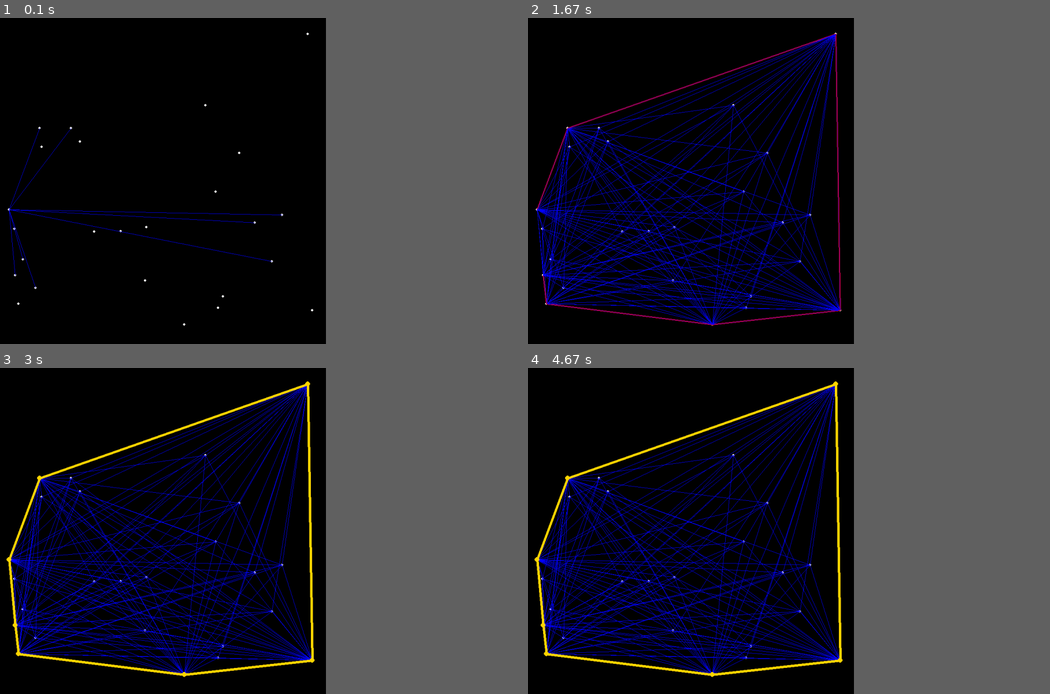
Above: before the commit, frames 1-4 (two rows, left to right).
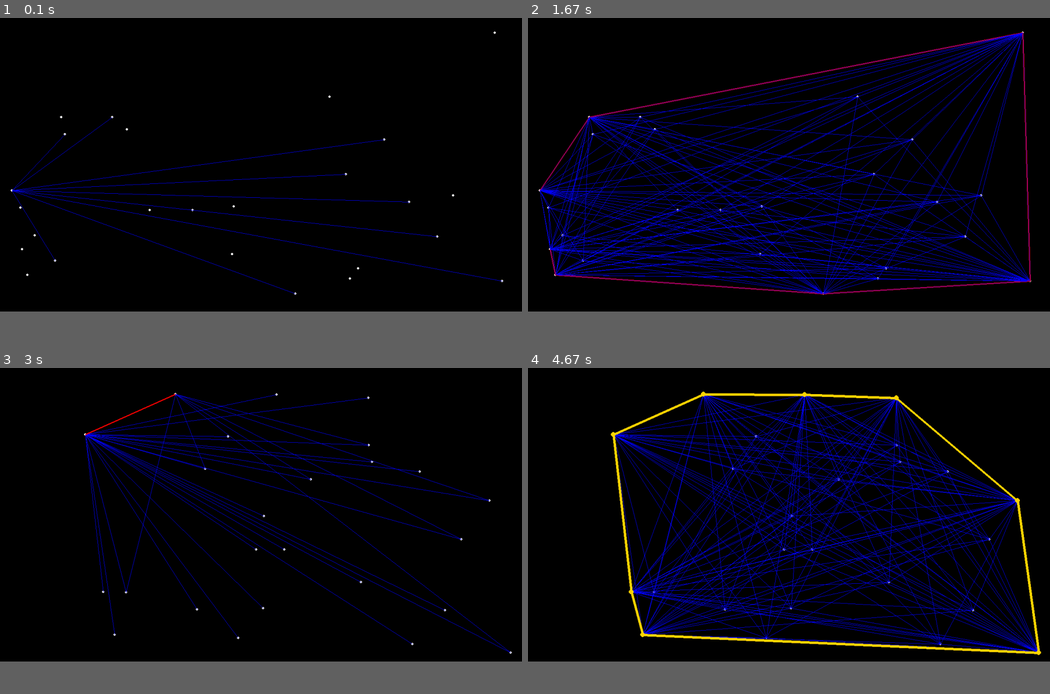
Above: after the commit, the same moments.

Repository: cuppajoeman/tool-box
Game: pygame game, started from math/convex_hull/convex_hull.py
Two runs of this game, one before a commit and one after it. Both use one fixed random seed, a clock stepped at 60 frames per second and the inputs below.
Inputs:
- Up to frame 1 (0.1 s): no input
- Up to frame 2 (1.67 s): no input
- Up to frame 3 (3 s): no input
- Up to frame 4 (4.67 s): no input
In our replay, the window is 562x562 before the commit and 900x506 after it. These sizes can differ from the game's own. Grey fills any space a smaller window leaves; there, only what the larger window draws over its background counts as a difference.

The runs differ from the first frame. In frame 1, 2.1% of the frame differs, in the area x 1-97%, y 4-95%; in frame 2, 24%; in frame 3, 16%; in frame 4, 27%, in the area x 1-99%, y 4-95%.

Commit message:
add info about hull and infinite generation

Diff:
--- a/math/convex_hull/convex_hull.py
+++ b/math/convex_hull/convex_hull.py
@@ -58,7 +58,7 @@
     pygame.draw.line(screen, THECOLORS['gold'], convex_hull_so_far[len(convex_hull_so_far) - 1], convex_hull_so_far[0], 6)
 
     pygame.display.flip()
-
+    pygame.time.wait(1000)
 
     return convex_hull_so_far
 
@@ -223,20 +223,45 @@
 if __name__ == '__main__':
     import random
 
+    pygame.init()
     SCREEN_WIDTH = 800
     SCREEN_HEIGHT = 800
+
+    SCREEN_WIDTH, SCREEN_HEIGHT = pygame.display.Info().current_w, pygame.display.Info().current_h
     NUM_POINTS = 25
+
+    font = pygame.font.Font(None, 25)
+
+
+    #screen = pygame.display.set_mode((SCREEN_WIDTH, SCREEN_HEIGHT))
+    screen = pygame.display.set_mode((0, 0), pygame.FULLSCREEN)
+    pygame.display.set_caption('Convex Hull Generator')
+    screen.fill(THECOLORS['black'])
+
 
     # A random set of points
     RANDOM_POINTS = {(random.randint(10, SCREEN_WIDTH - 10), random.randint(10, SCREEN_HEIGHT - 10))
                      for _ in range(0, NUM_POINTS)}
 
-    animate_convex_hull(RANDOM_POINTS)
+    #animate_convex_hull(RANDOM_POINTS)
+    hull = convex_hull(RANDOM_POINTS, screen, True)
 
     # Start the event loop
     while True:
         # Process events
+        screen.fill(THECOLORS['black'])
+        RANDOM_POINTS = {(random.randint(10, SCREEN_WIDTH - 10), random.randint(10, SCREEN_HEIGHT - 10))
+                         for _ in range(0, NUM_POINTS)}
         for event in pygame.event.get():
             if event.type == pygame.QUIT:
                 # Exit the event loop
                 pygame.quit()
+
+        hull = convex_hull(RANDOM_POINTS, screen, True)
+
+        screen.fill(THECOLORS['black'])
+        text = font.render("Percentage of points part of hull: " + str(len(hull)/NUM_POINTS), True, THECOLORS['white'])
+        text_rect = text.get_rect(center=(SCREEN_WIDTH/2, SCREEN_HEIGHT/2))
+        screen.blit(text, text_rect)
+        pygame.display.update()
+        pygame.time.wait(1000)
